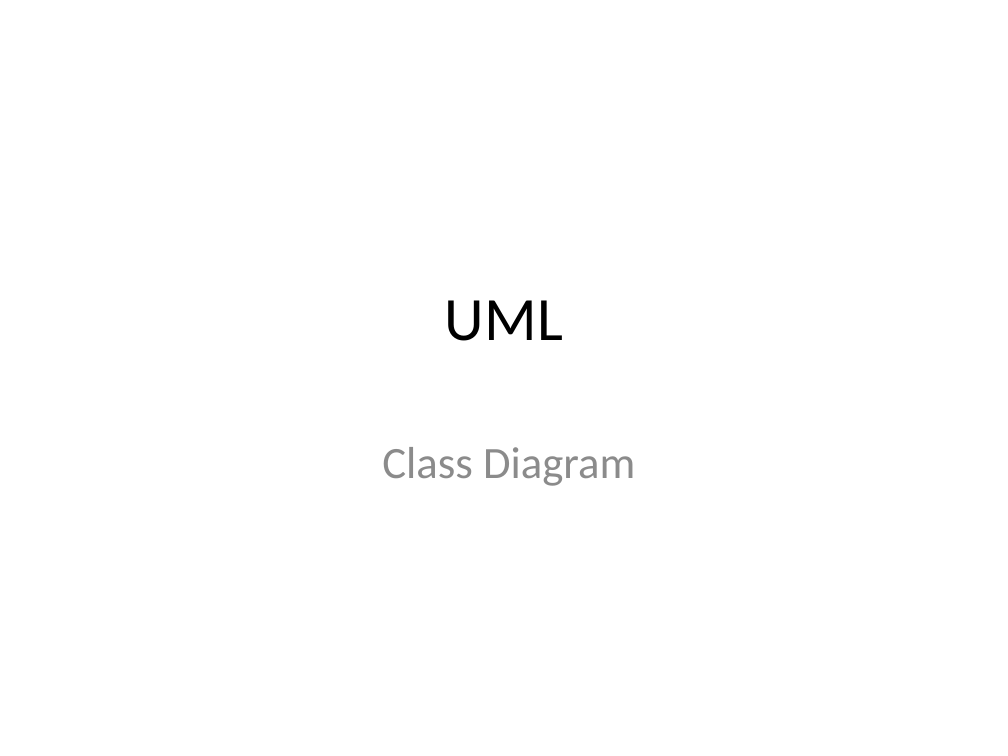
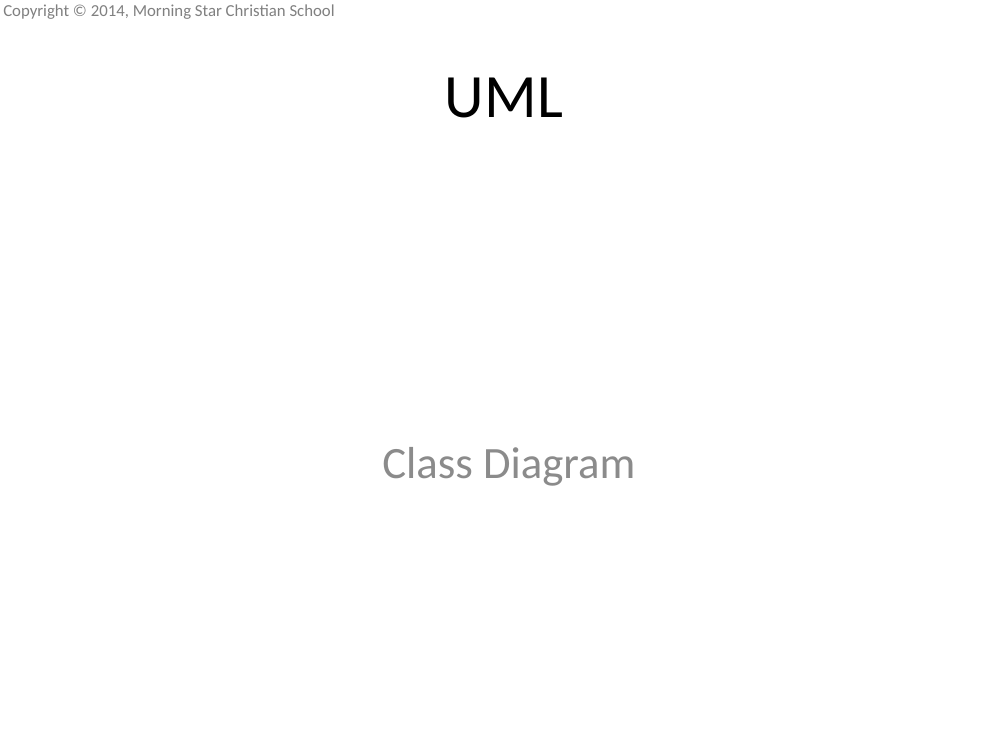
Before and after one commit to mscsbend/presentations, a slide deck: slide 15 of Lesson 4.pptx (slide 2 before the commit). Drawn at 1008x756 pixels with LibreOffice and Linux fonts; fonts in the diff are those of the drawing; background and template pictures are left out. Boxes give left, top, right and bottom in pixels: in the first picture for what was removed or moved away, otherwise in the second. Text is boxed around its words. In the diff, an @@ line names an element or a change of style, - is before the commit and + after.

```diff
--- a/Lesson 4.pptx
+++ b/Lesson 4.pptx
@@ text added at (3, 4, 335, 19), 12 pt, text #808080 @@
+Copyright © 2014, Morning Star Christian School
@@ title "UML": place and size @@
-title "UML" at (445, 300, 563, 341)
+title "UML" at (445, 77, 563, 118)
```
Also in this commit, not shown: 8 other slides changed, 13 slides added.
